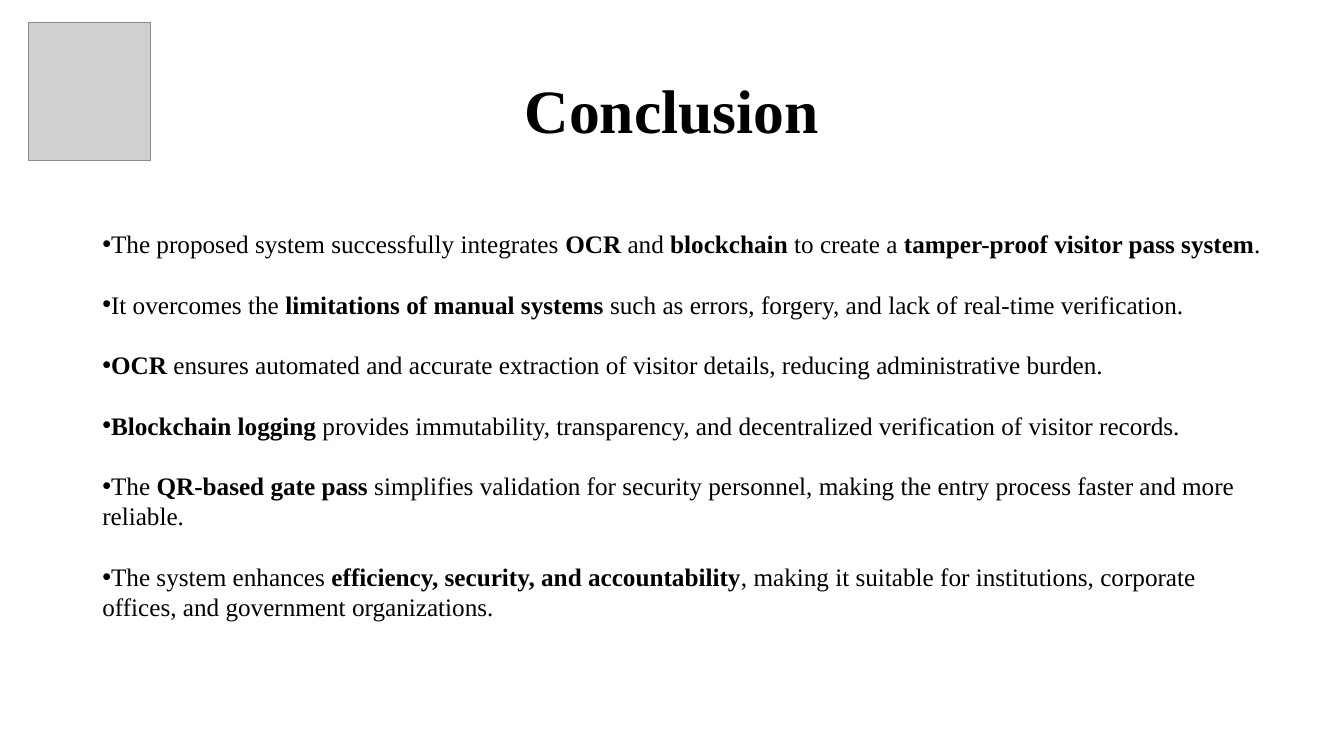
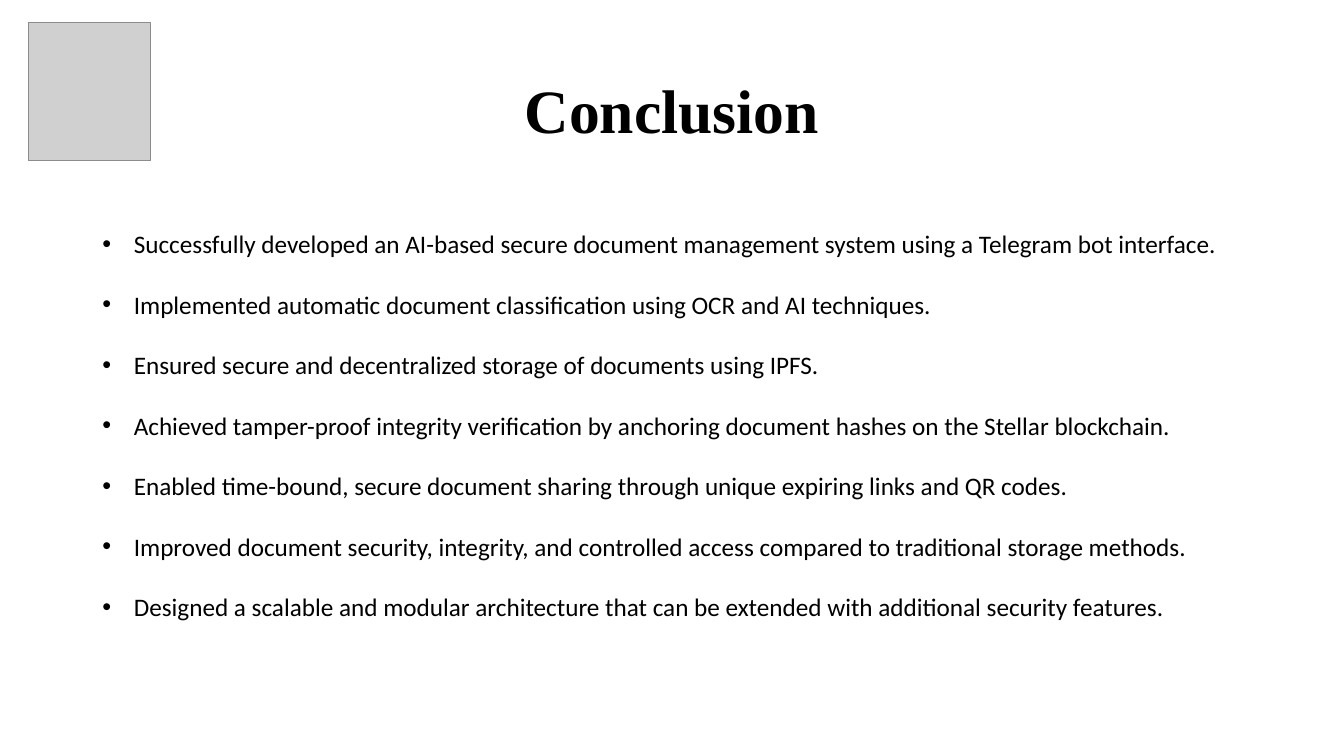
Before and after one commit to yuvaakhil/TrustAgent, a slide deck: slide 23 of Docs/TrustAgent.pptx (slide 30 before the commit). Drawn at 1344x756 pixels with LibreOffice and Linux fonts; fonts in the diff are those of the drawing; grey boxes stand for pictures. Boxes give left, top, right and bottom in pixels: in the first picture for what was removed or moved away, otherwise in the second. Text is boxed around its words. In the diff, an @@ line names an element or a change of style, - is before the commit and + after.

```diff
--- a/Docs/TrustAgent.pptx
+++ b/Docs/TrustAgent.pptx
@@ text at (134,235,1215,621): text changed; font Times New Roman to Calibri @@
-• The proposed system successfully integrates OCR and blockchain to create a tamper-proof visitor pass system.
-• It overcomes the limitations of manual systems such as errors, forgery, and lack of real-time verification.
-• OCR ensures automated and accurate extraction of visitor details, reducing administrative burden.
-• Blockchain logging provides immutability, transparency, and decentralized verification of visitor records.
-• The QR-based gate pass simplifies validation for security personnel, making the entry process faster and more reliable.
-• The system enhances efficiency, security, and accountability, making it suitable for institutions, corporate offices, and government organizations.
+• Successfully developed an AI-based secure document management system using a Telegram bot interface.
+• Implemented automatic document classification using OCR and AI techniques.
+• Ensured secure and decentralized storage of documents using IPFS.
+• Achieved tamper-proof integrity verification by anchoring document hashes on the Stellar blockchain.
+• Enabled time-bound, secure document sharing through unique expiring links and QR codes.
+• Improved document security, integrity, and controlled access compared to traditional storage methods.
+• Designed a scalable and modular architecture that can be extended with additional security features.
```
Also in this commit, not shown: 13 other slides changed, 3 slides added, 10 slides removed, 9 other files.
